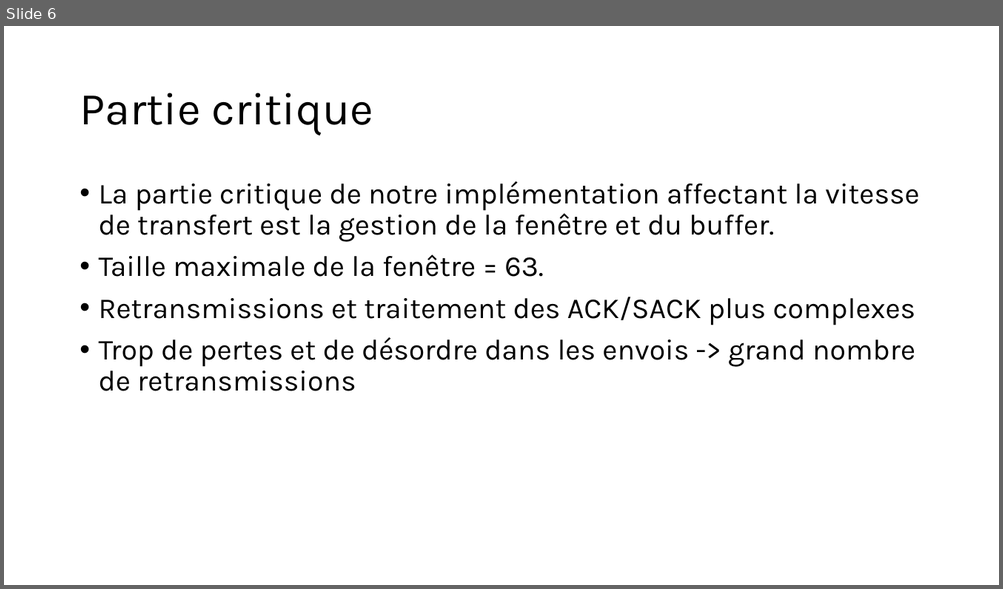
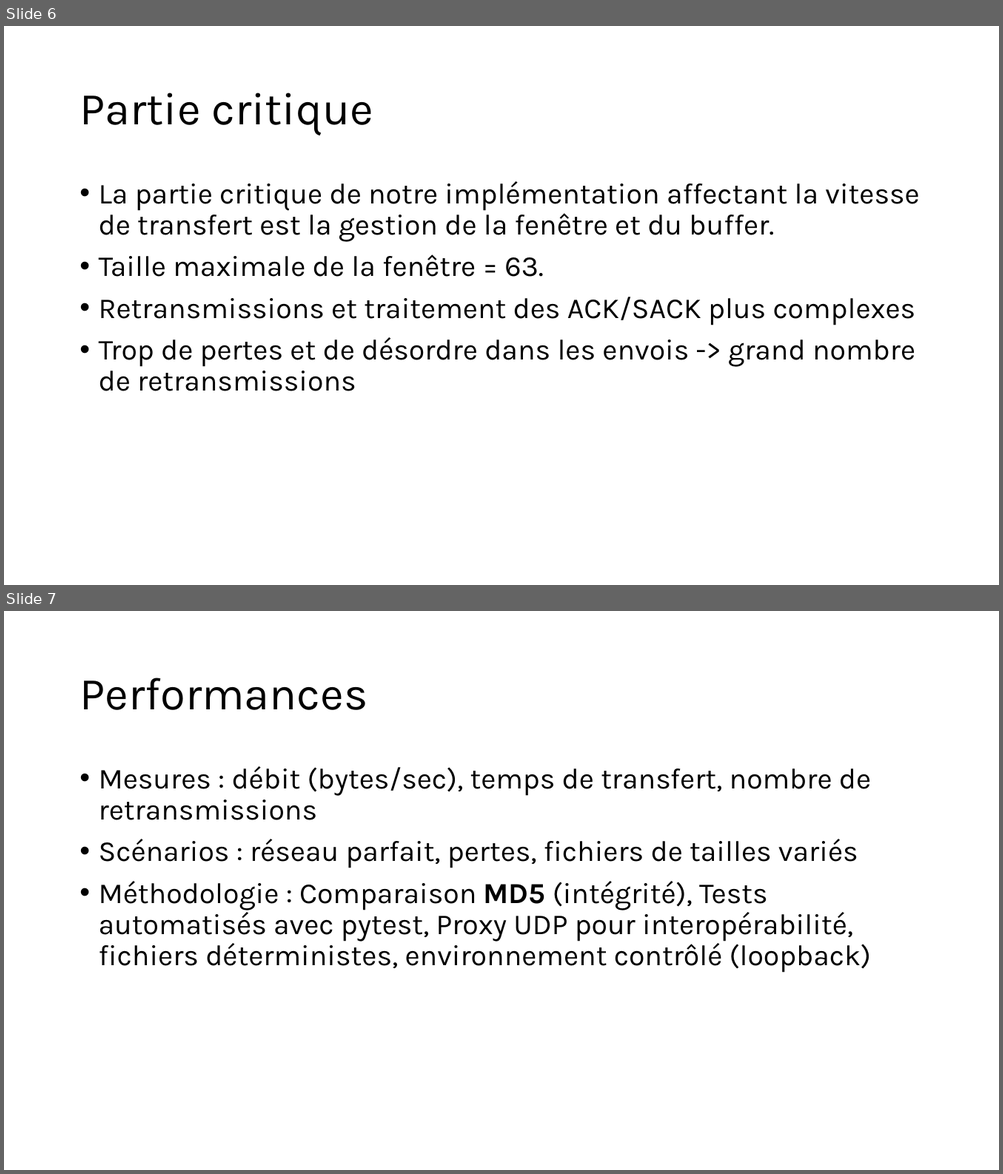
Before and after one commit to Tidyresonnance8/SRTP-Transport-Protocol, a slide deck: Rapport_projet_SRTP.pptx. Shown one above the other, each under a label of ours: slide 6 before the commit, slides 6 and 7 after it. The pictures are 1003x589 and 1003x1174 pixels, drawn with LibreOffice and Linux fonts; fonts in the diff are those of the drawing. Boxes give left, top, right and bottom in pixels: in the first picture for what was removed or moved away, otherwise in the second. Text is boxed around its words. In the diff, an @@ line names an element or a change of style, - is before the commit and + after.

```diff
--- a/Rapport_projet_SRTP.pptx
+++ b/Rapport_projet_SRTP.pptx
@@ slide 7 added at (4,611,999,1170), background #FFFFFF @@
@@ title added at (79,678,367,710), 44 pt, text #000000 @@
+Performances
@@ text added at (99,766,871,973), 28 pt, text #000000 @@
+• Mesures : débit (bytes/sec), temps de transfert, nombre de retransmissions
+• Scénarios : réseau parfait, pertes, fichiers de tailles variés
+• Méthodologie : Comparaison MD5 (intégrité), Tests automatisés avec pytest, Proxy UDP pour interopérabilité, fichiers déterministes, environnement contrôlé (loopback)
```
Also in this commit, not shown: 2 other slides added, 2 slides removed.
